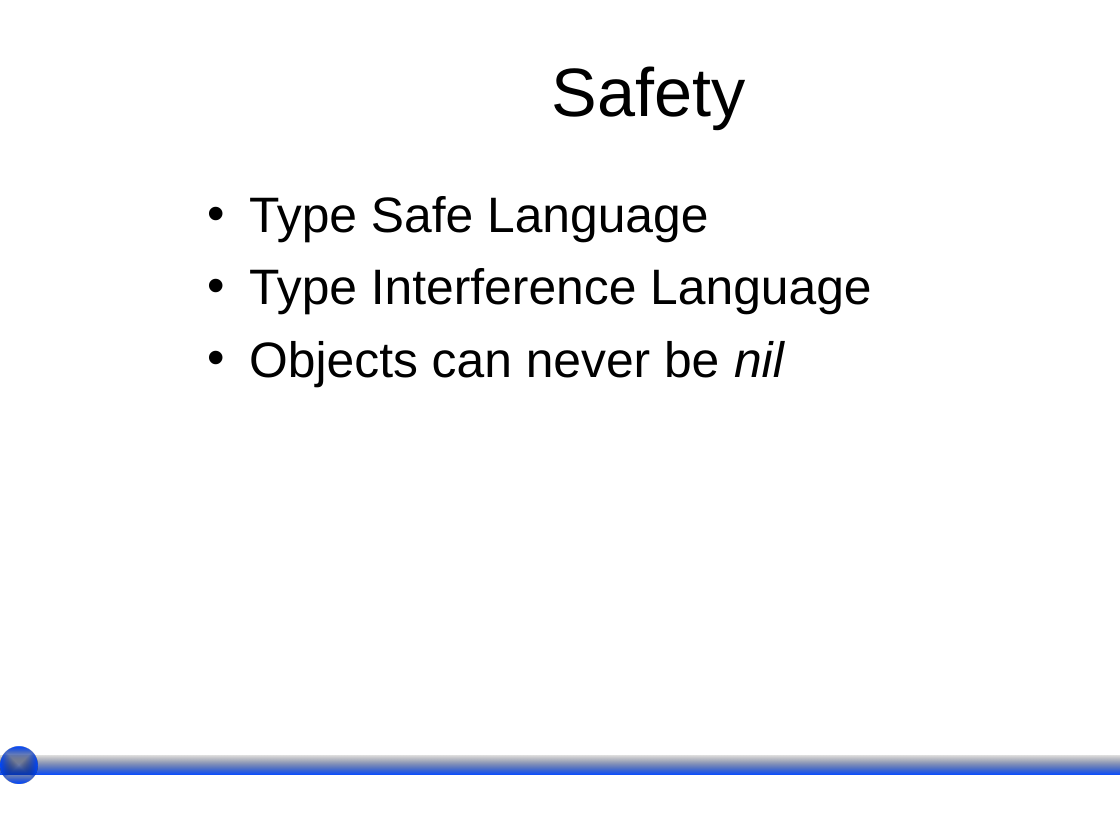
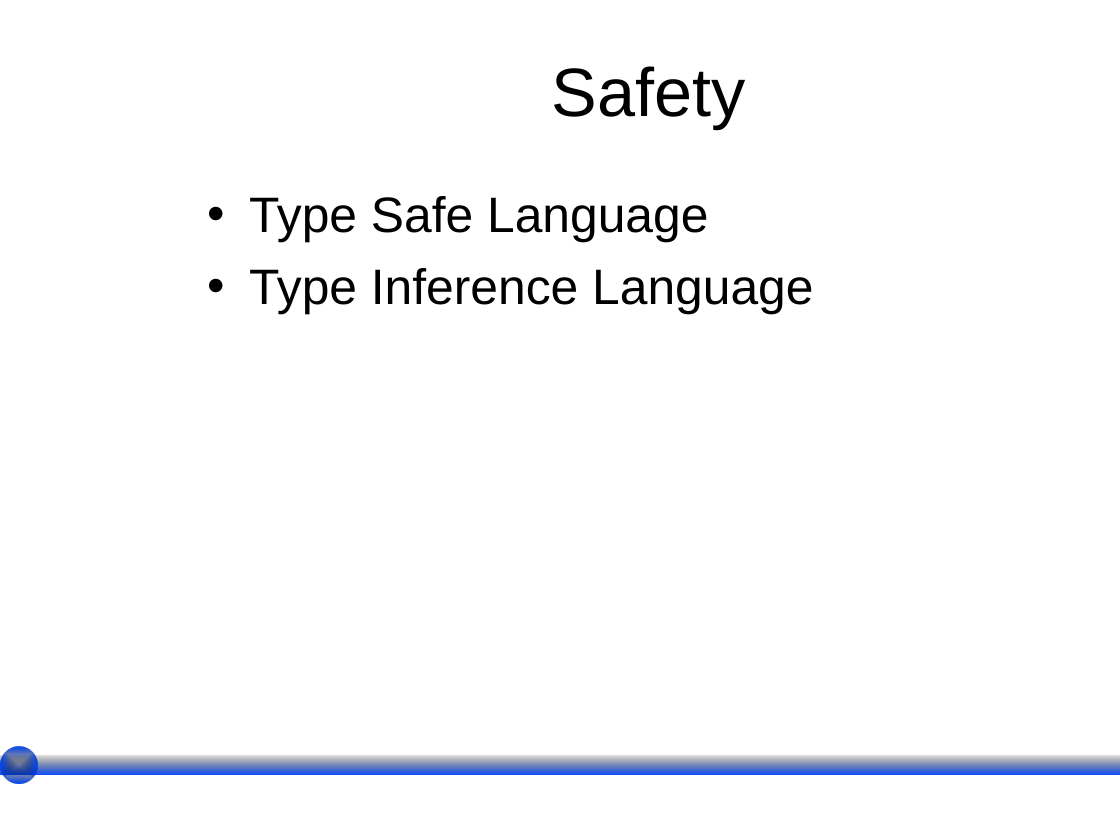
Before and after one commit to wesreisz/cis411-lightningTalks, a slide deck: slide 5 of PNFenwick_LightningTalk.ppt. Drawn at 1120x840 pixels with LibreOffice and Linux fonts; fonts in the diff are those of the drawing; background and template pictures are left out. Boxes give left, top, right and bottom in pixels: in the first picture for what was removed or moved away, otherwise in the second. Text is boxed around its words. In the diff, an @@ line names an element or a change of style, - is before the commit and + after.

```diff
--- a/PNFenwick_LightningTalk.ppt
+++ b/PNFenwick_LightningTalk.ppt
@@ text at [249,268,813,315]: text changed @@
-• Type Interference Language
-• Objects can never be nil
+• Type Inference Language
```
Also in this commit, not shown: 2 other slides changed.
